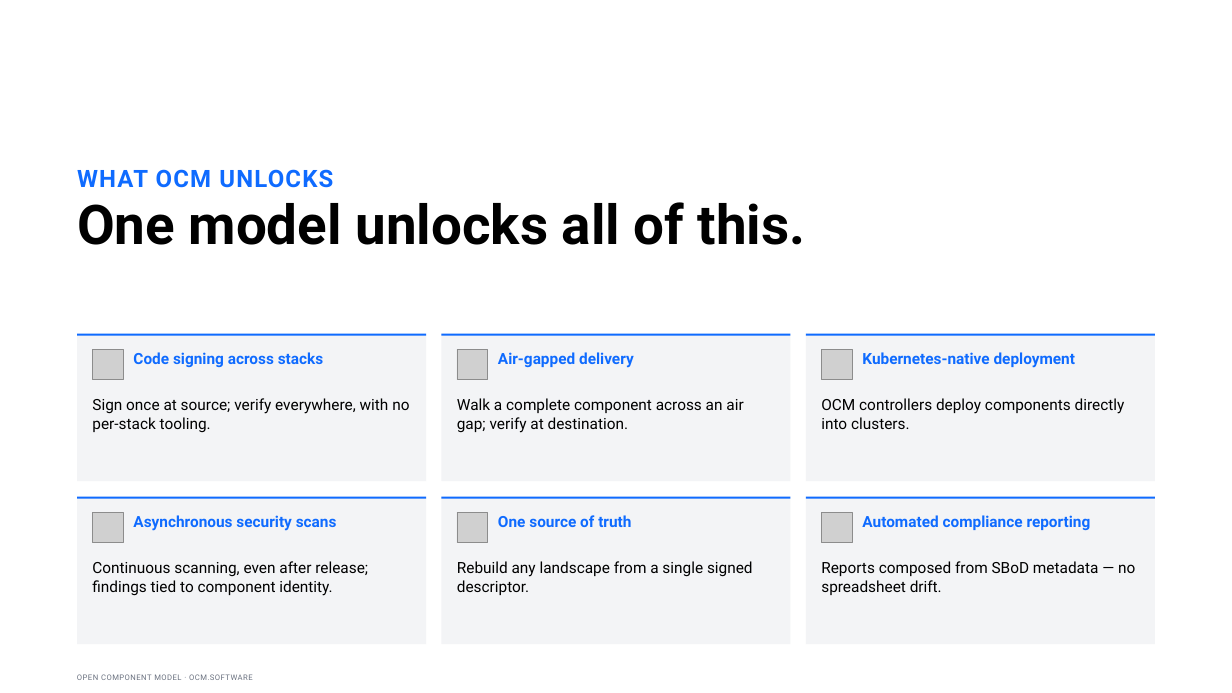
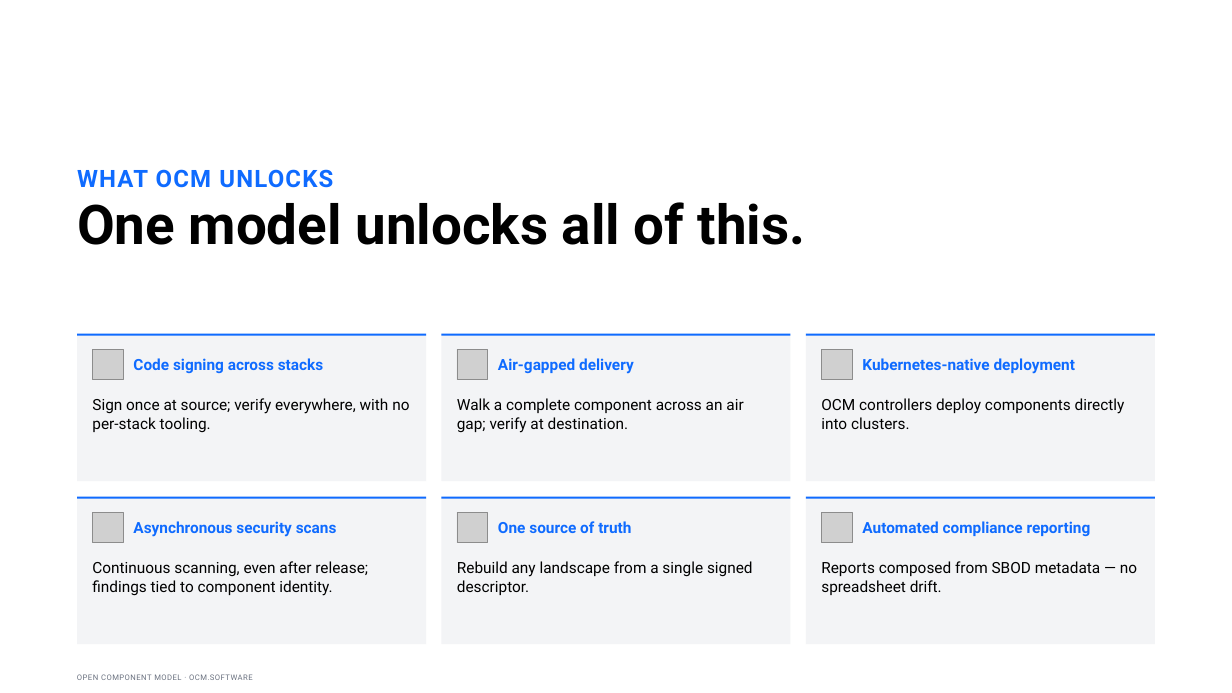
Before and after one commit to morri-son/open-component-model, a slide deck: slide 11 of docs/community/marketing/decks/exec-phase1/OCM-Sovereign-Delivery-Exec.pptx. Drawn at 1232x693 pixels with LibreOffice and Linux fonts; fonts in the diff are those of the drawing; grey boxes stand for pictures. Boxes give left, top, right and bottom in pixels: in the first picture for what was removed or moved away, otherwise in the second. Text is boxed around its words. In the diff, an @@ line names an element or a change of style, - is before the commit and + after.

```diff
--- a/docs/community/marketing/decks/exec-phase1/OCM-Sovereign-Delivery-Exec.pptx
+++ b/docs/community/marketing/decks/exec-phase1/OCM-Sovereign-Delivery-Exec.pptx
@@ vertical alignment top to middle in 6 elements at (133, 358, 324, 373), (498, 358, 634, 374), (862, 358, 1075, 374), (133, 521, 337, 537), (498, 521, 631, 533), (862, 521, 1091, 536) @@
@@ text at (821, 561, 1137, 595): text changed @@
-Reports composed from SBoD metadata — no spreadsheet drift.
+Reports composed from SBOD metadata — no spreadsheet drift.
```
Also in this commit, not shown: 5 other slides changed, 16 other files.
